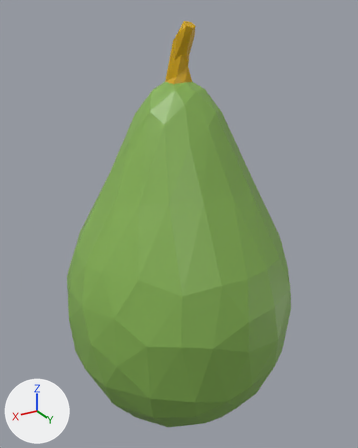
What one commit did to the FBX model Assets/Models/avakoda.fbx.
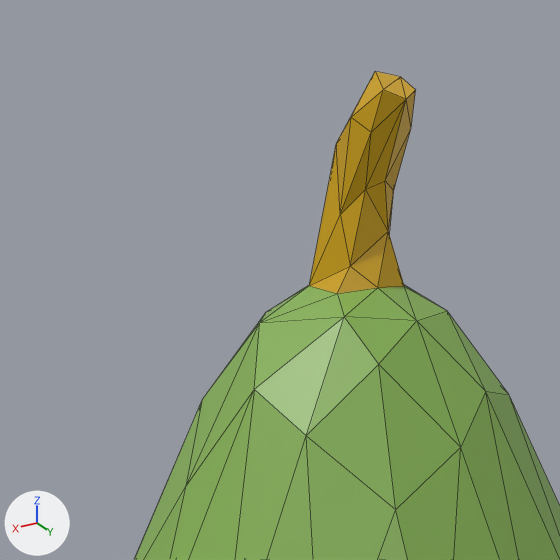
Each version is shown whole from a 50 mm lens placed at (0.02848, 0.00957, 0.00672), pointed at (0.02343, 0.00116, 0.00251), then close up on the part from 22% to 66% of the width and 0% to 36% of the height. Lighting does not change. The marker at lower left points along +X, +Y and +Z. The close-ups show mesh edges as thin lines. Where no turn or scale is listed for an object, it has been applied to the vertices.

Objects in the first close-up: 'Avokado.003'.
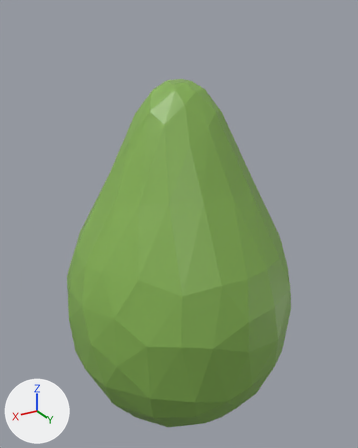
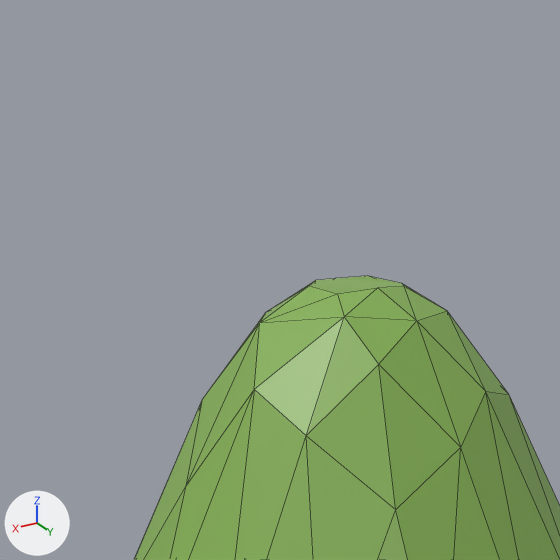
The newer file is also rescaled (x9.553), turned or shifted as a whole; pictures and numbers use the older file's frame.

The change, as a diff of the scene's bpy script:
```diff
--- a/Assets/Models/avakoda.fbx.py
+++ b/Assets/Models/avakoda.fbx.py
@@ me_mesh_003 @@
 # used by ob_avokado_003; location = (0.020927, 0.000017, 0.0)
-me_mesh_003.from_pydata(...)  # 198 vertices, 392 faces; spans x 0.0001..0.00503, y -0.0012..0.00374, z -0.00219..0.00656
+me_mesh_003.from_pydata(...)  # 178 vertices, 347 faces; spans x 0.0001..0.00503, y -0.0012..0.00374, z -0.00219..0.00551
+# me_mesh_003 part 1
+# 20 vertices are removed from x 0.00238..0.00273, y 0.00113..0.00164, z 0.00561..0.00656
+# 46 faces are deleted
+# 1 new face joins them
 me_mesh_003.materials.append(mat_avocado_003)
-me_mesh_003.materials.append(mat_stvol_003)  # yellow #d1a400
```

Changed parts and their boxes (x1, y1, x2, y2) in the close-ups (560 x 560 px):
'Avokado.003', reshaped
    before: (134, 71, 560, 560)
    after: (134, 276, 560, 560)
part 1 of me_mesh_003, cut back
    before: (309, 71, 415, 294)
    after: (309, 276, 404, 294)
